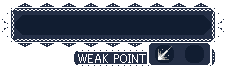
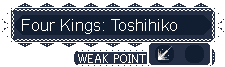
Two versions of the same layered image (225x67). Layer-by-layer changes:
renamed "Pasted Layer" to "Four Kings: Toshihiko", showed it, moved it above "BG", painted on it over [22, 19, 177, 34]
